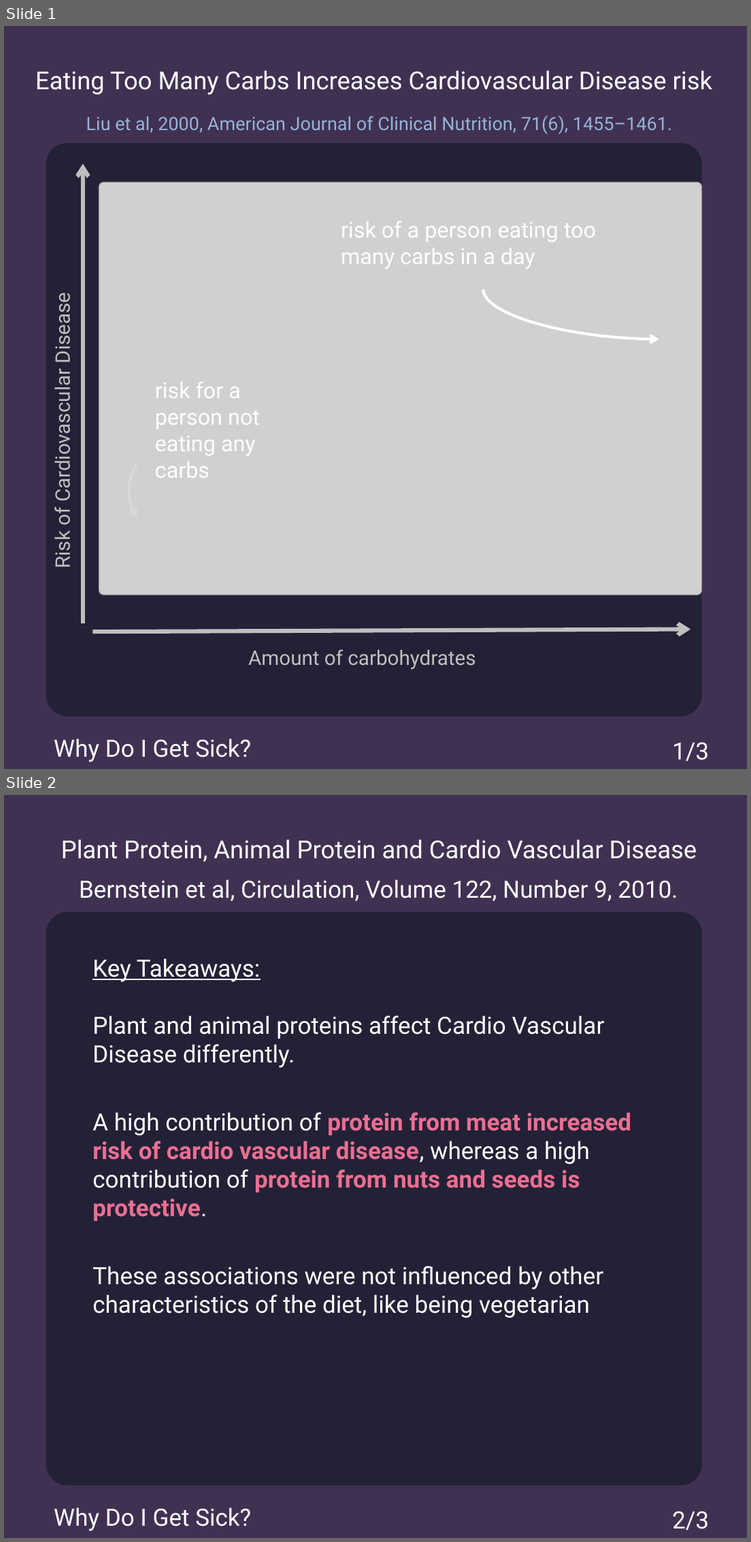
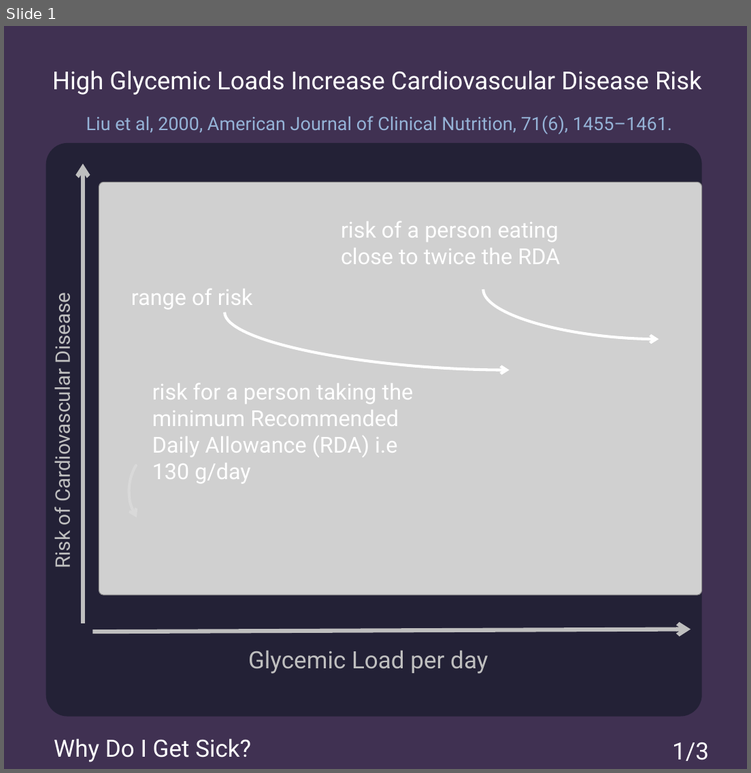
Before and after one commit to msimbao/counselsonlifestyle, a slide deck: posts/HighCarbIntake/slides.pptx. Shown one above the other, each under a label of ours: slides 1 and 2 before the commit, slide 1 after it. The pictures are 751x1542 and 751x773 pixels, drawn with LibreOffice and Linux fonts; fonts in the diff are those of the drawing; grey boxes stand for pictures. Boxes give left, top, right and bottom in pixels: in the first picture for what was removed or moved away, otherwise in the second. Text is boxed around its words. In the diff, an @@ line names an element or a change of style, - is before the commit and + after.

```diff
--- a/posts/HighCarbIntake/slides.pptx
+++ b/posts/HighCarbIntake/slides.pptx
@@ slide 2 removed at (x1=4, y1=795, x2=747, y2=1538), background #403152 @@
@@ text removed at (x1=61, y1=839, x2=697, y2=862) @@
-Plant Protein, Animal Protein and Cardio Vascular Disease
@@ text removed at (x1=79, y1=879, x2=677, y2=901) @@
-Bernstein et al, Circulation, Volume 122, Number 9, 2010.
@@ rounded rectangle removed at (x1=46, y1=912, x2=702, y2=1485) @@
@@ text removed at (x1=92, y1=958, x2=631, y2=1318) @@
-Key Takeaways:
-Plant and animal proteins affect Cardio Vascular Disease differently.
-A high contribution of protein from meat increased risk of cardio vascular disease, whereas a high contribution of protein from nuts and seeds is protective.
-These associations were not influenced by other characteristics of the diet, like being vegetarian
@@ text removed at (x1=54, y1=1507, x2=251, y2=1531) @@
-Why Do I Get Sick?
@@ text removed at (x1=672, y1=1510, x2=708, y2=1529) @@
-2/3
@@ slide 1 changed as well @@
@@ text at (x1=52, y1=70, x2=702, y2=95): text changed @@
-Eating Too Many Carbs Increases Cardiovascular Disease risk
+High Glycemic Loads Increase Cardiovascular Disease Risk
@@ text at (x1=341, y1=221, x2=560, y2=264): text changed @@
-risk of a person eating too many carbs in a day
+risk of a person eating close to twice the RDA
@@ text added at (x1=131, y1=288, x2=253, y2=309), 24 pt, text #FFFFFF @@
+range of risk
@@ curved arrow added from (224, 312) to (509, 370), #FFFFFF 3 pt @@
@@ text at (x1=152, y1=383, x2=413, y2=484): text changed @@
-risk for a person not eating any carbs
+risk for a person taking the minimum Recommended Daily Allowance (RDA) i.e 130 g/day
@@ text at (x1=248, y1=650, x2=487, y2=673): text changed; size 22 to 26 pt @@
-Amount of carbohydrates
+Glycemic Load per day
```
Also in this commit, not shown: 1 other slide changed, 1 slide added, 12 other files.
